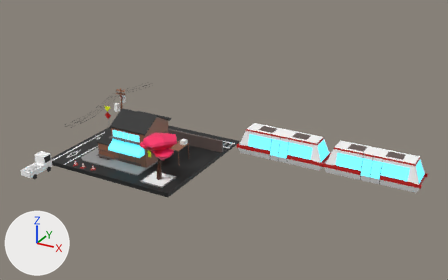
The glTF model public/gltf/paysage.gltf, before and after one commit.
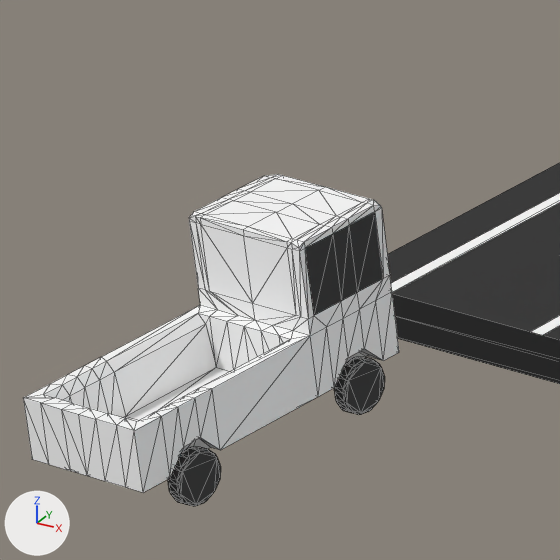
The first picture shows the older version from a camera (50 mm lens) standing at (43.1, -55.7, 30.5) and looking at (13.0, -0.9, 3.1). The close-ups show both versions on the part from 4% to 15% of the width and 49% to 66% of the height of that picture; other places that the commit changed are outside them. The axes (+X, +Y, +Z) are drawn at lower left. The lights are the same throughout. The close-ups show mesh edges as thin lines. Where no turn or scale is listed for an object, it has been applied to the vertices. Vertices at the same position are counted once.

Names of what the first close-up shows: 'car', 'road', 'roadstrip', 'wheel'.
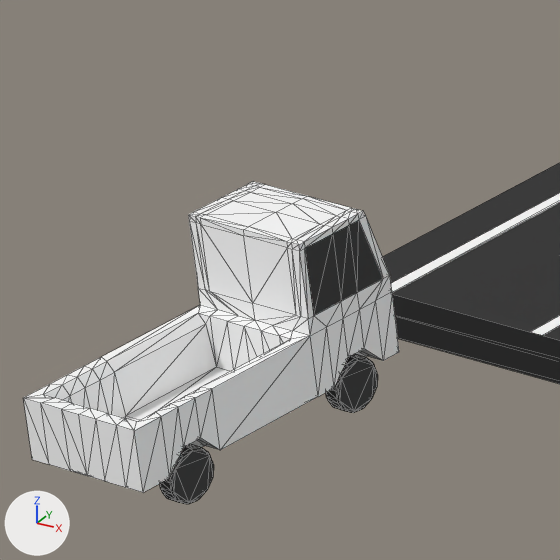
Changed parts and their boxes [x1, y1, x2, y2] in the close-ups (560 x 560 px; the box of a moved part takes in the faces that stretch with it):
'car', reshaped
    before: [23, 174, 399, 492]
    after: [23, 181, 399, 492]
'wheel', reshaped
    before: [168, 357, 385, 506]
    after: [160, 354, 378, 504]
part 1 of me_car, moved or reshaped
    before: [189, 174, 390, 292]
    after: [188, 181, 390, 292]
part 2 of me_car, moved or reshaped
    before: [181, 438, 219, 453]
    after: [190, 438, 219, 450]
part 3 of me_wheel, rebuilt
    before: [168, 447, 221, 506]
    after: [160, 444, 214, 504]
part 4 of me_wheel, rebuilt
    before: [334, 357, 385, 415]
    after: [326, 354, 378, 413]

What the commit changed:
me_car has 264 vertices, 524 faces and spans x -0.71..0.71, y -2.78..0.64, z -0.89..0.72.
me_car is used by ob_car; location (-5.82, -9.6, -0.01).
me_car part 1: 25 of 264 vertices moved; they spanned x -0.71..0.71, y -0.48..0.64, z 0.66..0.72 and now span x -0.71..0.71, y -0.48..0.42, z 0.66..0.72; mean shift (0.0, -0.21, 0.01); largest move (-0.71, 0.64, 0.67) -> (-0.71, 0.39, 0.72).
me_car part 2: 16 of 264 vertices moved; they spanned x -0.66..0.66, y -2.44..-1.78, z -0.89..-0.66 and now span x -0.55..0.55, y -2.44..-1.78, z -0.89..-0.66; mean shift (0.0, 0.0, 0.0); largest move (-0.66, -2.0, -0.66) -> (-0.55, -2.0, -0.66).
me_wheel is used by ob_wheel; location (-5.82, -9.62, -0.01).
me_wheel had 312 vertices, 608 faces and spanned x -0.79..0.79, y -2.39..0.36, z -1.29..-0.73.
me_wheel now has 312 vertices, 608 faces and spans x -0.7..0.7, y -2.39..0.36, z -1.29..-0.73.
me_wheel part 3: the loose piece of 78 vertices spanning x 0.64..0.79, y -2.39..-1.84, z -1.29..-0.73 is rebuilt with 78 vertices and now spans x 0.52..0.7, y -2.39..-1.84, z -1.29..-0.73.
me_wheel part 4: the loose piece of 78 vertices spanning x 0.64..0.79, y -0.19..0.36, z -1.29..-0.73 is rebuilt with 78 vertices and now spans x 0.52..0.7, y -0.19..0.36, z -1.29..-0.73.
